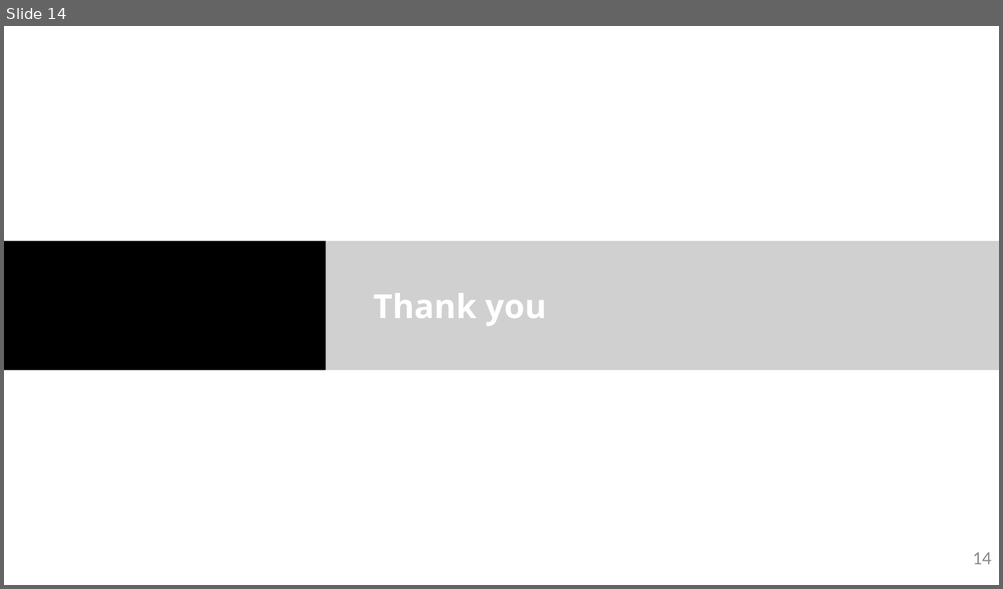
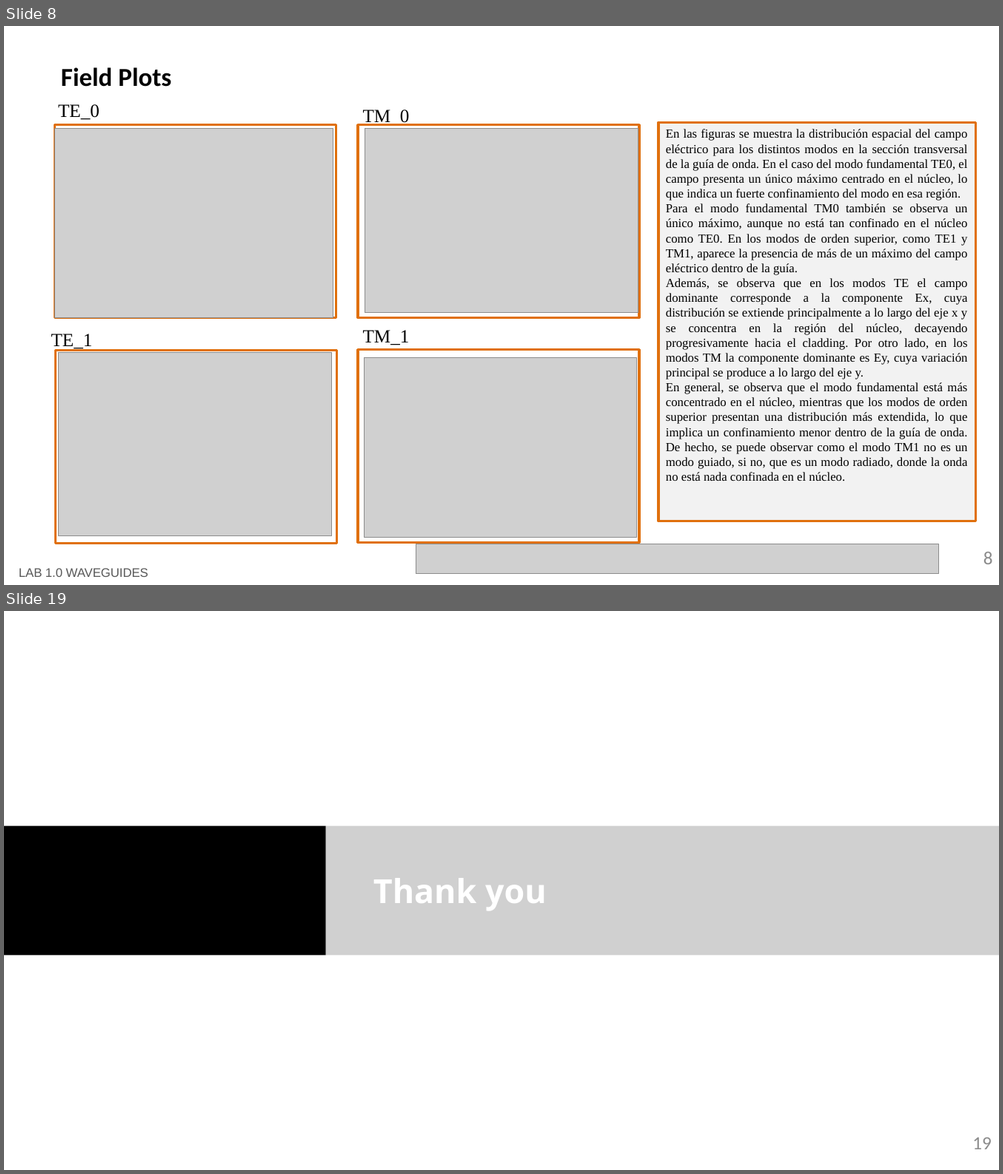
Before and after one commit to miiraandaa/cifoin-lab1, a slide deck: LabBook_10.pptx. Shown one above the other, each under a label of ours: slide 14 before the commit, slides 8 and 19 after it; the slides between them are not shown. The pictures are 1003x589 and 1003x1174 pixels, drawn with LibreOffice and Linux fonts; fonts in the diff are those of the drawing; grey boxes stand for pictures; background and template pictures are left out. Boxes give left, top, right and bottom in pixels: in the first picture for what was removed or moved away, otherwise in the second. Text is boxed around its words. In the diff, an @@ line names an element or a change of style, - is before the commit and + after.

```diff
--- a/LabBook_10.pptx
+++ b/LabBook_10.pptx
@@ slide 8 added at bbox=[4, 26, 999, 585], background #FFFFFF @@
@@ title added at bbox=[61, 67, 171, 87], 25 pt, text #000000, bold @@
+Field Plots
@@ text added at bbox=[58, 104, 99, 120], 18 pt, text #000000 @@
+TE_0
@@ text added at bbox=[363, 110, 410, 126], 18 pt, text #000000 @@
+TM_0
@@ rectangle added at bbox=[55, 125, 336, 318], outline #E0700D 2.25 pt @@
@@ picture added at bbox=[55, 129, 334, 318] @@
@@ rectangle added at bbox=[358, 125, 639, 318], outline #E0700D 2.25 pt @@
@@ picture added at bbox=[364, 129, 638, 313] @@
@@ rectangle added at bbox=[658, 122, 976, 521], fill #F2F2F2, outline #E0700D 2.25 pt, 12 pt, text #000000 @@
+En las figuras se muestra la distribución espacial del campo eléctrico para los distintos modos en la sección transversal de la guía de onda. En el caso del modo fundamental TE0, el campo presenta un único máximo centrado en el núcleo, lo que indica un fuerte confinamiento del modo en esa región.
+Para el modo fundamental TM0 también se observa un único máximo, aunque no está tan confinado en el núcleo como TE0. En los modos de orden superior, como TE1 y TM1, aparece la presencia de más de un máximo del campo eléctrico dentro de la guía.
+Además, se observa que en los modos TE el campo dominante corresponde a la componente Ex, cuya distribución se extiende principalmente a lo largo del eje x y se concentra en la región del núcleo, decayendo progresivamente hacia el cladding. Por otro lado, en los modos TM la componente dominante es Ey, cuya variación principal se produce a lo largo del eje y.
+En general, se observa que el modo fundamental está más concentrado en el núcleo, mientras que los modos de orden superior presentan una distribución más extendida, lo que implica un confinamiento menor dentro de la guía de onda. De hecho, se puede observar como el modo TM1 no es un modo guiado, si no, que es un modo radiado, donde la onda no está nada confinada en el núcleo.
@@ text added at bbox=[51, 334, 93, 351], 18 pt, text #000000 @@
+TE_1
@@ text added at bbox=[363, 330, 410, 346], 18 pt, text #000000 @@
+TM_1
@@ rectangle added at bbox=[56, 351, 337, 544], outline #E0700D 2.25 pt @@
@@ picture added at bbox=[59, 353, 333, 537] @@
@@ rectangle added at bbox=[358, 350, 639, 543], outline #E0700D 2.25 pt @@
@@ picture added at bbox=[364, 358, 637, 538] @@
@@ picture added at bbox=[416, 545, 939, 574] @@
@@ page number added at bbox=[983, 552, 993, 565], 18 pt, text #8C8C8C @@
+8
@@ text added at bbox=[19, 568, 148, 577], 12 pt, text #585858 @@
+LAB 1.0 WAVEGUIDES
@@ what was slide 14 is now slide 19 @@
@@ page number at bbox=[972, 1138, 991, 1150]: text changed @@
-14
+19
```
Also in this commit, not shown: 9 slides changed, 5 other slides added, 1 slide removed, 2 other files.
